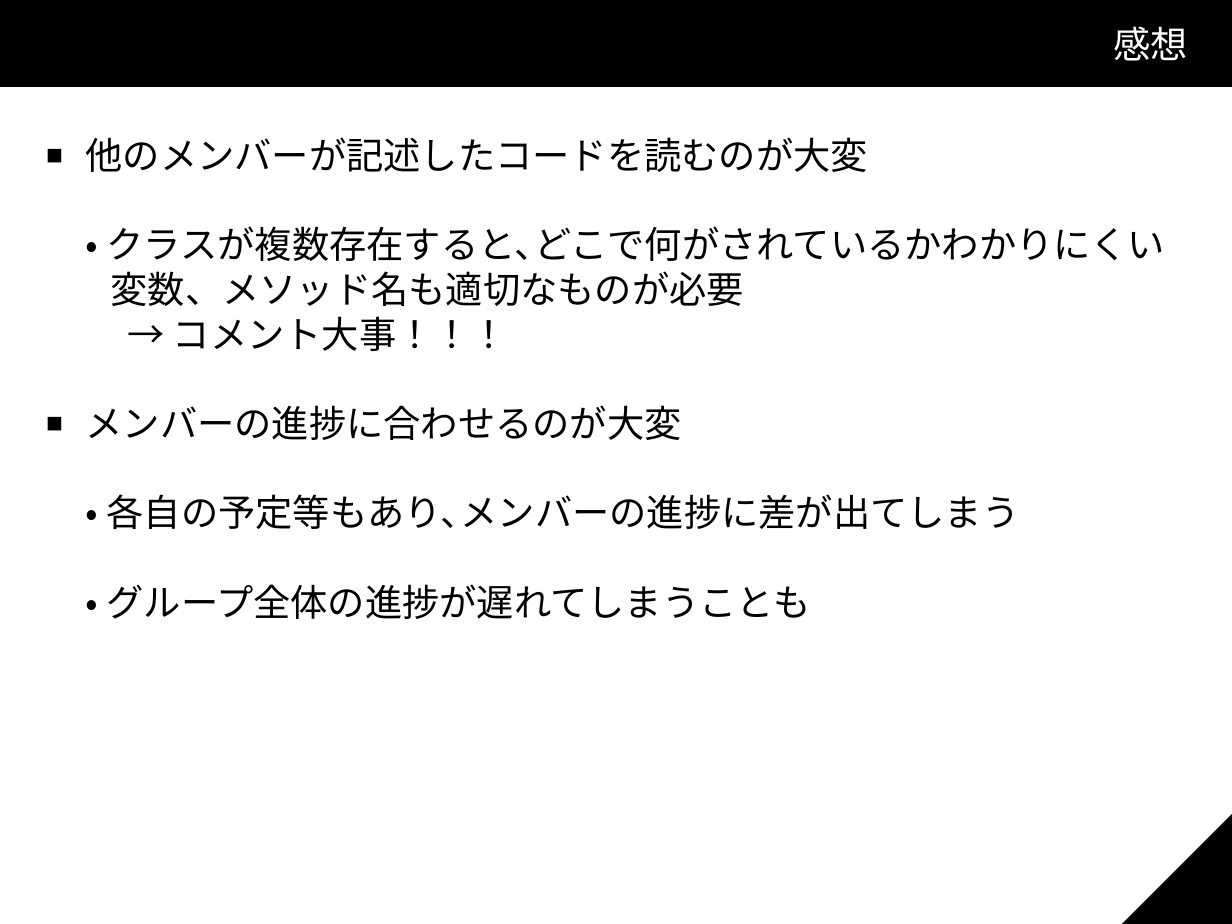
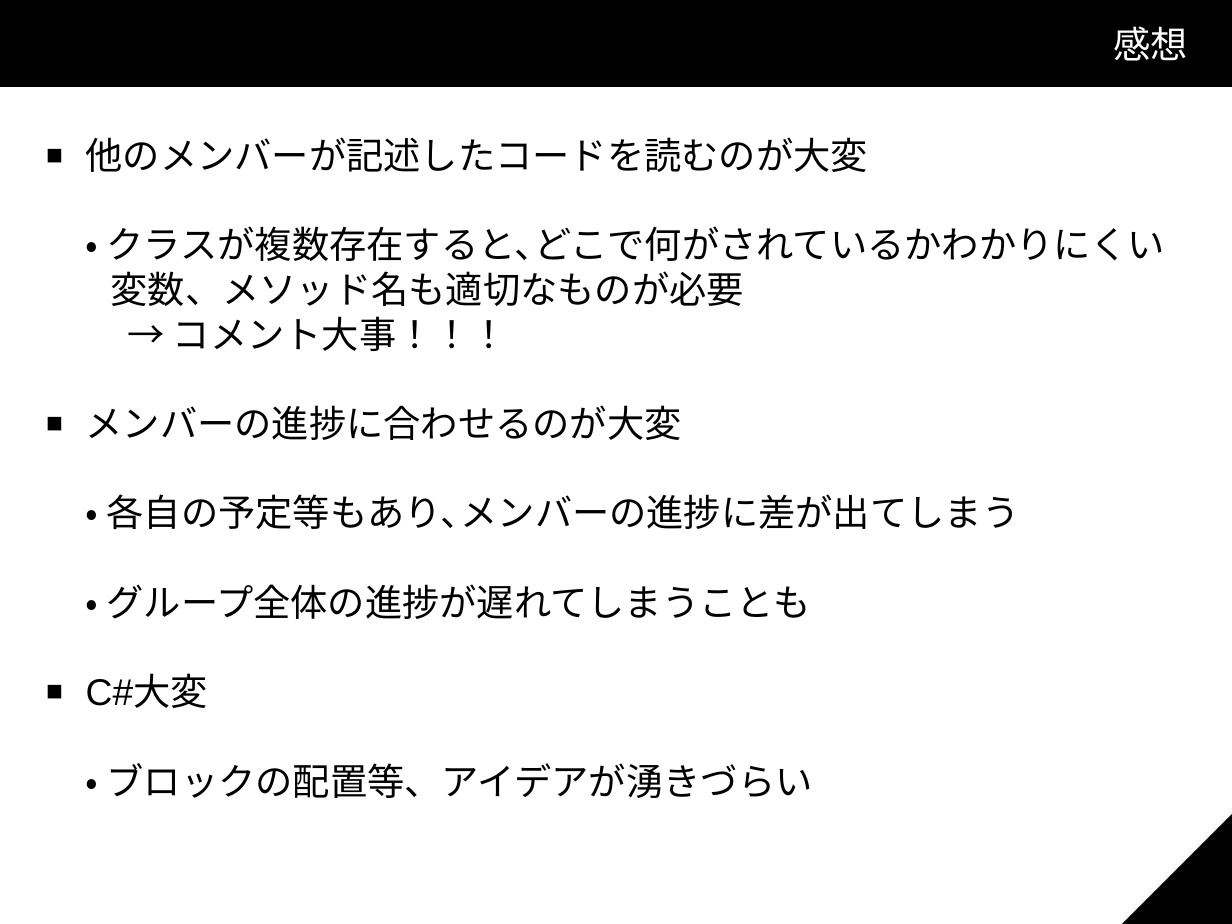
Before and after one commit to KP-3/Shota, a slide deck: slide 22 of スライド.odp (slide 11 before the commit). Drawn at 1232x924 pixels with LibreOffice and Linux fonts; fonts in the diff are those of the drawing; background and template pictures are left out. Boxes give left, top, right and bottom in pixels: in the first picture for what was removed or moved away, otherwise in the second. Text is boxed around its words. In the diff, an @@ line names an element or a change of style, - is before the commit and + after.

```diff
--- a/スライド.odp
+++ b/スライド.odp
@@ text at <box>86,676,813,798</box>: paragraphs added @@
+■ C#大変
+・ ブロックの配置等、アイデアが湧きづらい
```
Also in this commit, not shown: 8 other slides changed, 11 slides added.
